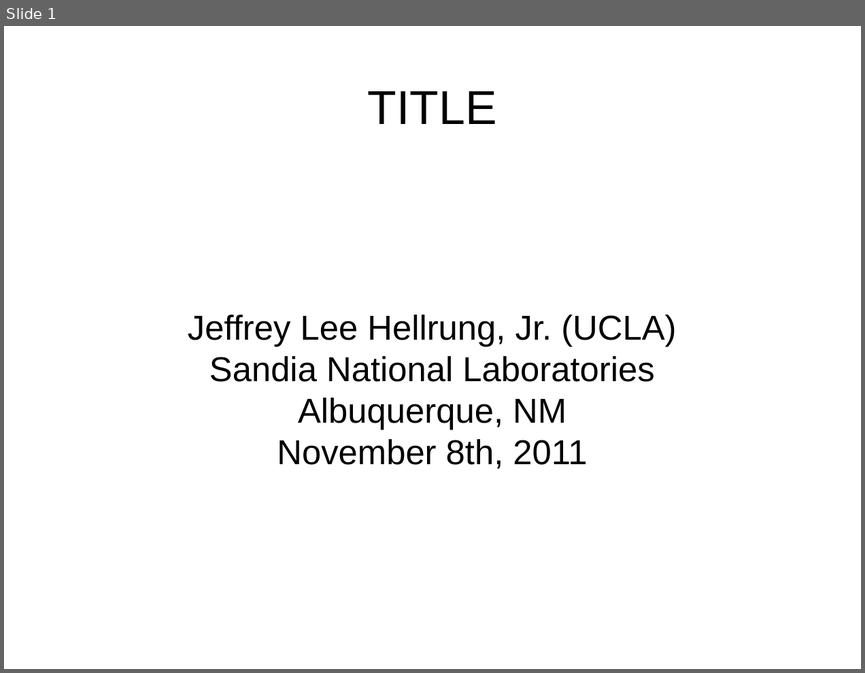
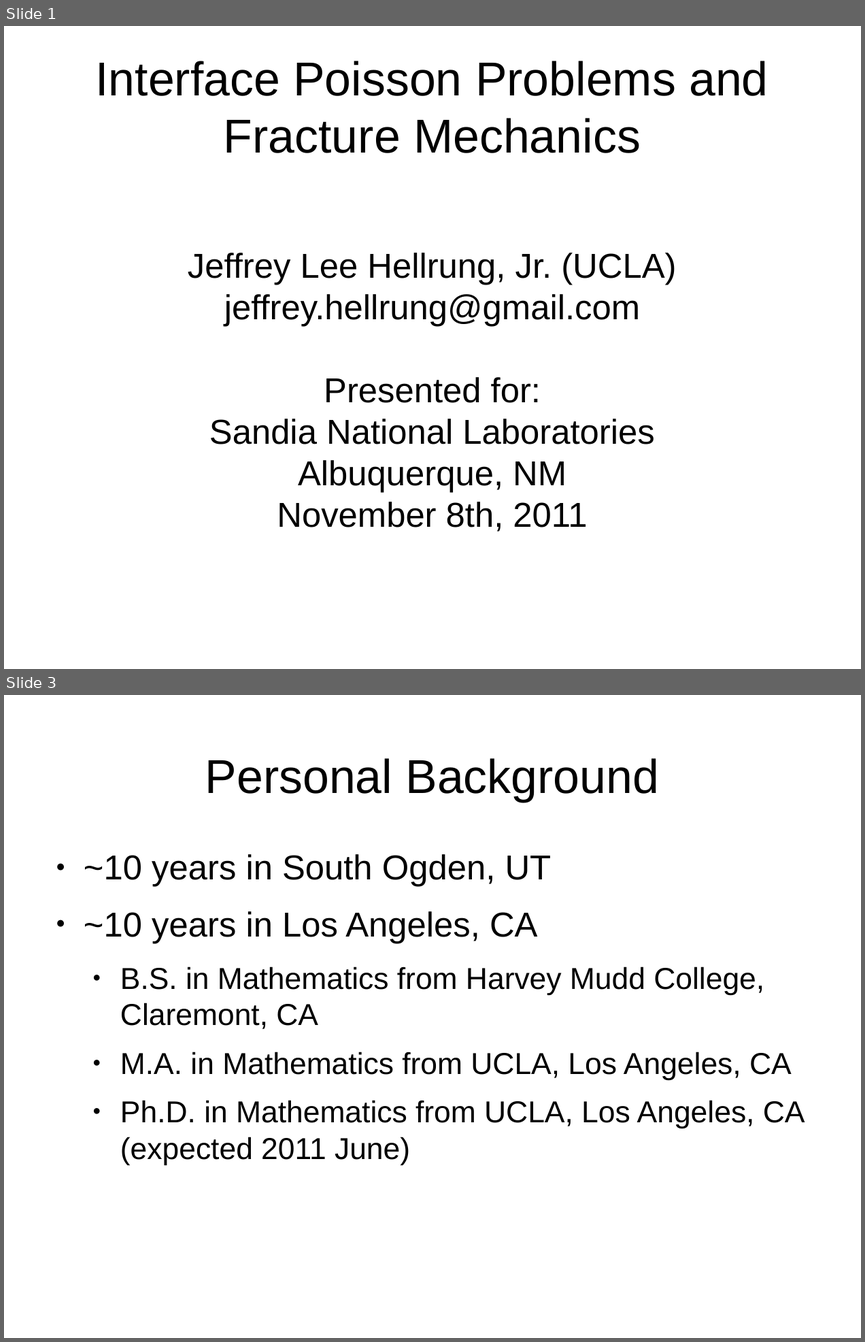
Before and after one commit to jhellrung/documents, a slide deck: presentations/sandia.2011.11.08/slides.odp. Shown one above the other, each under a label of ours: slide 1 before the commit, slides 1 and 3 after it; the slides between them are not shown. The pictures are 865x673 and 865x1342 pixels, drawn with LibreOffice and Linux fonts; fonts in the diff are those of the drawing. Boxes give left, top, right and bottom in pixels: in the first picture for what was removed or moved away, otherwise in the second. Text is boxed around its words. In the diff, an @@ line names an element or a change of style, - is before the commit and + after.

```diff
--- a/presentations/sandia.2011.11.08/slides.odp
+++ b/presentations/sandia.2011.11.08/slides.odp
@@ slide 3 added at (x1=4, y1=695, x2=861, y2=1338), background #FFFFFF @@
@@ title added at (x1=205, y1=758, x2=660, y2=802), 44 pt, text #000000 @@
+Personal Background
@@ text added at (x1=84, y1=854, x2=805, y2=1165), 28 pt, text #000000 @@
+● ~10 years in South Ogden, UT
+● ~10 years in Los Angeles, CA
+  ● B.S. in Mathematics from Harvey Mudd College, Claremont, CA
+  ● M.A. in Mathematics from UCLA, Los Angeles, CA
+  ● Ph.D. in Mathematics from UCLA, Los Angeles, CA (expected 2011 June)
@@ slide 1 changed as well @@
@@ title at (x1=95, y1=61, x2=768, y2=153): text changed @@
-TITLE
+Interface Poisson Problems and Fracture Mechanics
@@ subtitle at (x1=224, y1=294, x2=640, y2=403): paragraphs added @@
+jeffrey.hellrung@gmail.com
+Presented for:
```
Also in this commit, not shown: 3 other slides added, 1 slide removed, 2 other files.
